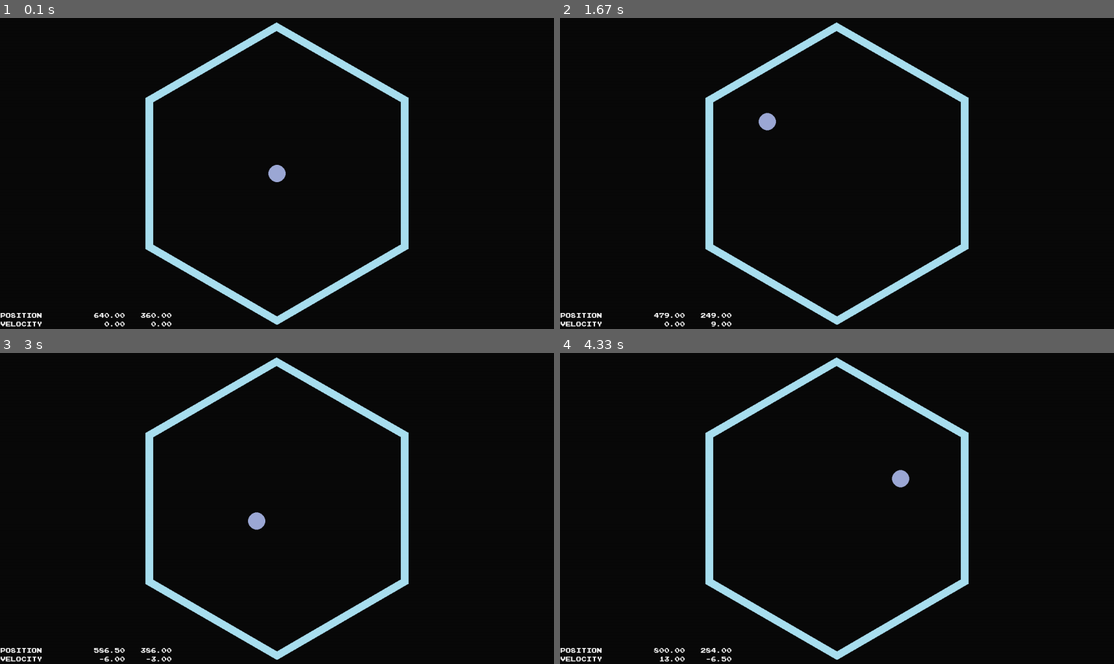
Above: before the commit, frames 1-4 (two rows, left to right).
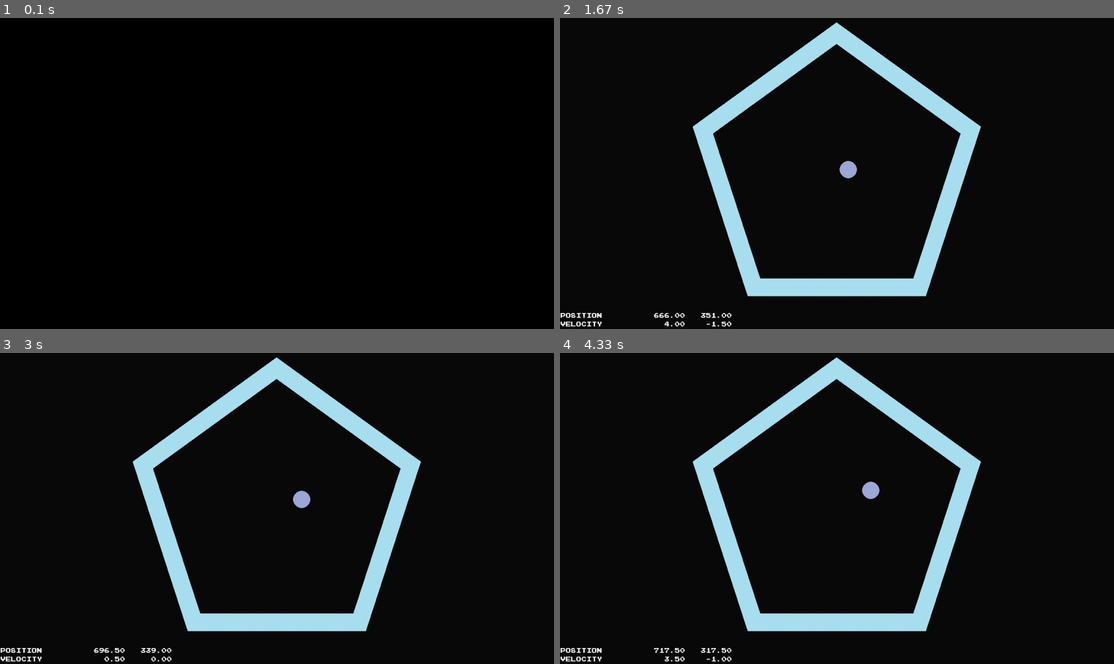
Above: after the commit, the same moments.

Repository: jwannamaker/PolyBounce
Game: pygame game, started from main.py
Same seed, same stepped clock (60 frames per second), same inputs: the game is played once before the commit and once after it.
Inputs:
- Up to frame 1 (0.1 s): no input
- Up to frame 2 (1.67 s): hold D 0.33-0.8 s; hold W 0.83-1.13 s; hold D 1.17-1.63 s
- Up to frame 3 (3 s): hold A 1.67-2.2 s; hold S 2.23-2.53 s; hold A 2.57-2.97 s
- Up to frame 4 (4.33 s): hold W 3-3.37 s; hold D 3.4-4.03 s; hold S from 4.07 s (still down)

The runs differ from the first frame. In frame 1, 4.6% of the frame differs, in the area x 0-74%, y 1-100%; in frame 2, 10%; in frame 3, 10%; in frame 4, 10%, in the area x 16-76%, y 1-100%.

Commit message:
howing Boopa some stuff, be back ina sec.

Diff:
--- a/ball.py
+++ b/ball.py
@@ -9,6 +9,7 @@
         self.radius = radius
         self.color = color
         self.position = CENTER.copy()
+        self.prev_position = self.position.copy()
         self.velocity = Vector2(0, 0)
         self.keys_held = []
 
@@ -31,39 +32,41 @@
             for sprite in collision_sprites:
                 offset_x = self.rect.topleft[0] - sprite.rect.topleft[0]
                 offset_y = self.rect.topleft[1] - sprite.rect.topleft[1]
-                overlap = sprite.mask.overlap(self.mask, (offset_x, offset_y))
+                relative = sprite.mask.overlap(self.mask, (offset_x, offset_y))
 
                 # Convert the overlap coordinate into a coordinate on the screen
-                collision_x = overlap[0] + sprite.rect.topleft[0]
-                collision_y = overlap[1] + sprite.rect.topleft[1]
+                x = relative[0] + sprite.rect.topleft[0]
+                y = relative[1] + sprite.rect.topleft[1]
+                collision = Vector2(x, y)
                 if type == 'horizontal':
                     # Collision is on the right
-                    if self.rect.right >= collision_x and self.prev_rect.right <= collision_x:
-                        self.position.x = collision_x - self.radius
-                        self.rect.right = collision_x
+                    if self.rect.right >= collision.x and self.prev_rect.right <= collision.x:
+                        self.rect.right = collision.x
+                        self.position.x = collision.x + self.radius
                         self.velocity.x *= -1
 
                     # Collision is on the left
-                    if self.rect.left <= collision_x and self.prev_rect.left >= collision_x:
-                        self.position.x = collision_x + self.radius
-                        self.rect.left = collision_x
+                    if self.rect.left <= collision.x and self.prev_rect.left >= collision.x:
+                        self.rect.left = collision.x
+                        self.position.x = collision.x + self.radius
                         self.velocity.x *= -1
 
                 if type == 'vertical':
                     # Collision is on the bottom
-                    if self.rect.bottom >= collision_y and self.prev_rect.bottom <= collision_y:
-                        self.position.y = collision_y - self.radius
-                        self.rect.bottom = collision_y
+                    if self.rect.bottom >= collision.y and self.prev_rect.bottom <= collision.y:
+                        self.rect.bottom = collision.y
+                        self.position.y = collision.y - self.radius
                         self.velocity.y *= -1
 
                     # Collision is on the top
-                    if self.rect.top <= collision_y and self.prev_rect.top >= collision_y:
-                        self.position.y = collision_y + self.radius
-                        self.rect.top = collision_y
+                    if self.rect.top <= collision.y and self.prev_rect.top >= collision.y:
+                        self.rect.top = collision.y
+                        self.position.y = collision.y + self.radius
                         self.velocity.y *= -1
 
     def update(self):
         self.prev_rect = self.rect.copy()
+        self.prev_position = self.position.copy()
 
         # Applying any user input for movement
         if self.keys_held.count('left'):
@@ -74,6 +77,7 @@
             self.velocity.y -= 0.5
         if self.keys_held.count('down'):
             self.velocity.y += 0.5
+
 
         # Checking if hit left wall
         if self.position.x - self.radius <= 0:
@@ -95,14 +99,14 @@
             self.position.y = SCREEN_SIZE.y - self.radius
             self.velocity.y *= -0.9
 
-        self.rect.topleft = self.position - Vector2(self.radius)
-
+        # self.velocity += self.acceleration
         self.collision('horizontal')    # Detect collision along x-axis
         self.position.x += self.velocity.x
 
         self.collision('vertical')      # Detect collision along y-axis
         self.position.y += self.velocity.y
 
+        self.rect.topleft = self.position - Vector2(self.radius)
 
     def draw(self, surface):
         '''
--- a/game.py
+++ b/game.py
@@ -28,7 +28,7 @@
         self.running = False
 
         # game objects setup
-        self.inner_ring = Polygon(350, 6)
+        self.inner_ring = Polygon(350, 5)
         # self.outer_ring = Polygon(250, 6)
         # self.outer_outer_ring = Polygon(300, 6)
         self.ring_group = pygame.sprite.Group(self.inner_ring)
--- a/main.py
+++ b/main.py
@@ -5,7 +5,7 @@
 
 def main():
     game = PolyBounce()
-    game.set_fps(60)
+    game.set_fps(10)
     game.start()
 
 if __name__ == '__main__':
--- a/polygon.py
+++ b/polygon.py
@@ -41,7 +41,7 @@
         pygame (pygame.sprite.Sprite): base class
     '''
 
-    def __init__(self, radius, N, wall_thickness = 20, color = random.choice(list(PALLETE.values()))):
+    def __init__(self, radius, N, wall_thickness = 50, color = random.choice(list(PALLETE.values()))):
         super().__init__()
         self.radius = radius
         self.color = color
